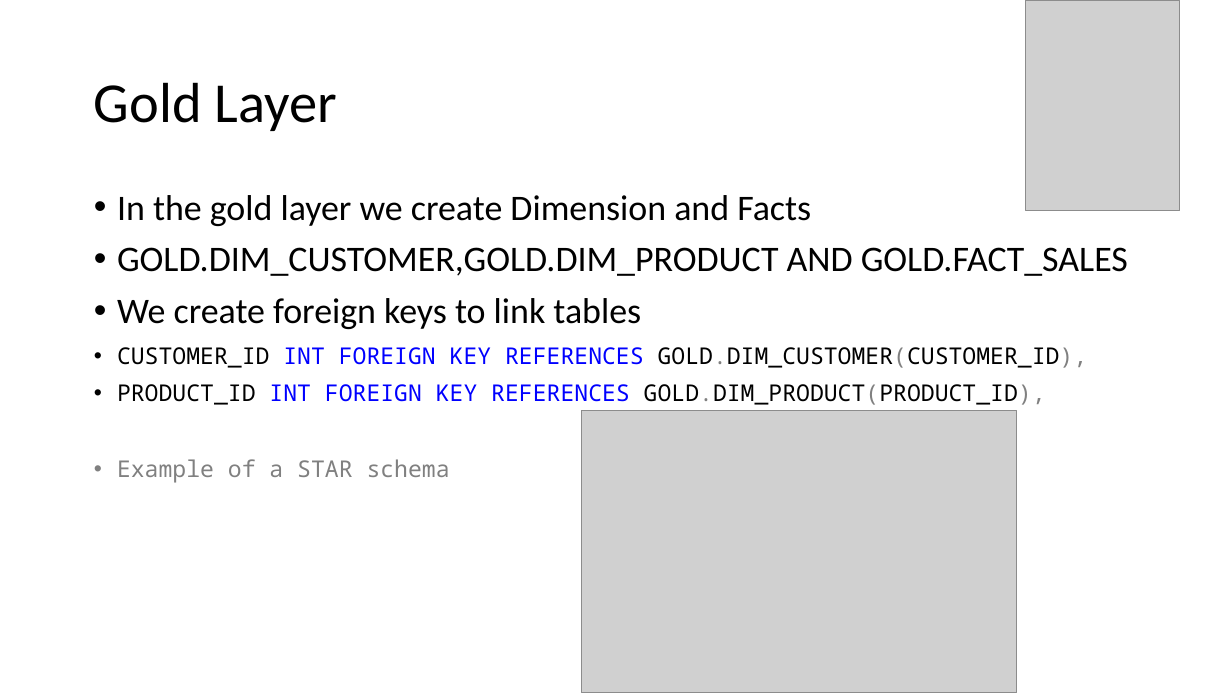
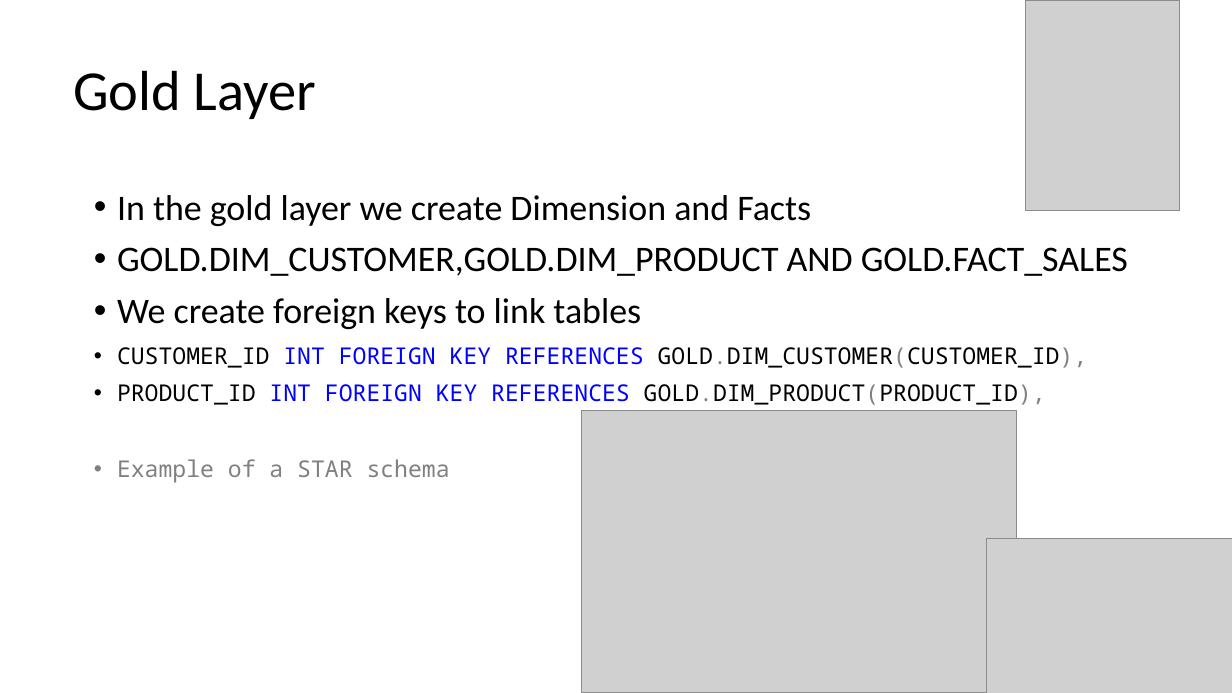
Before and after one commit to Vishwanaathh/RETAIL_SALES_DATA_ANALYTICS, a slide deck: slide 15 of Retail Sales Data Analysis.pptx (slide 14 before the commit). Drawn at 1232x693 pixels with LibreOffice and Linux fonts; fonts in the diff are those of the drawing; grey boxes stand for pictures. Boxes give left, top, right and bottom in pixels: in the first picture for what was removed or moved away, otherwise in the second. Text is boxed around its words. In the diff, an @@ line names an element or a change of style, - is before the commit and + after.

```diff
--- a/Retail Sales Data Analysis.pptx
+++ b/Retail Sales Data Analysis.pptx
@@ title "Gold Layer": place and size @@
-title "Gold Layer" at [94, 82, 337, 131]
+title "Gold Layer" at [73, 70, 316, 119]
@@ picture added at [987, 539, 1232, 693] @@
```
Also in this commit, not shown: 15 other slides changed, 1 other file.
